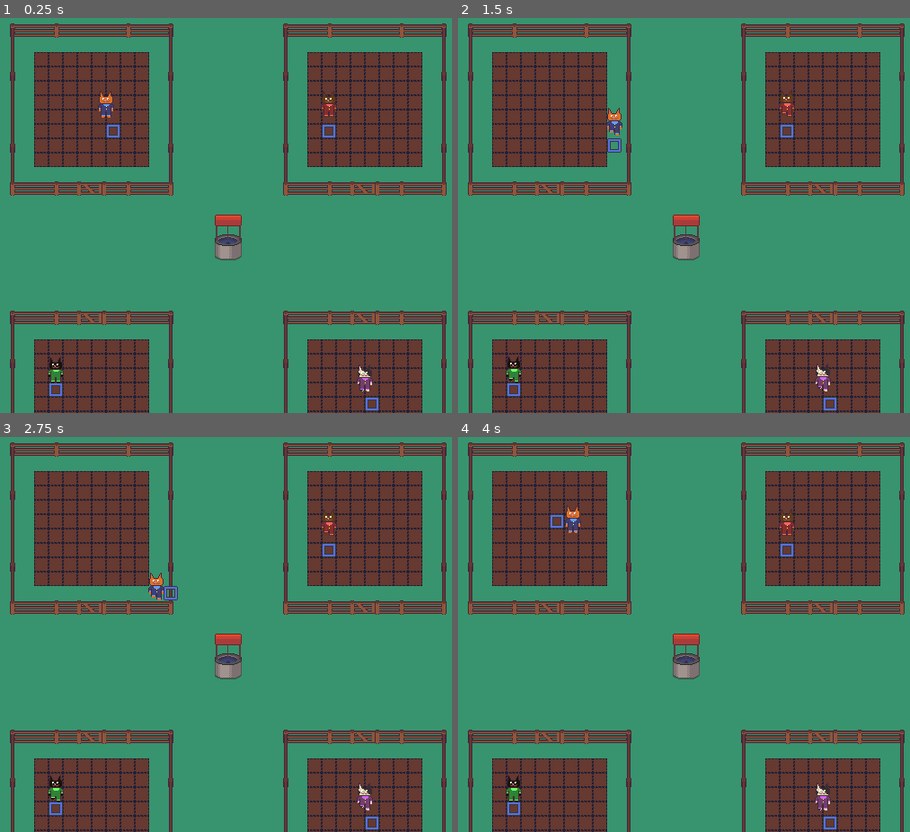
Above: before the commit, frames 1-4 (two rows, left to right).
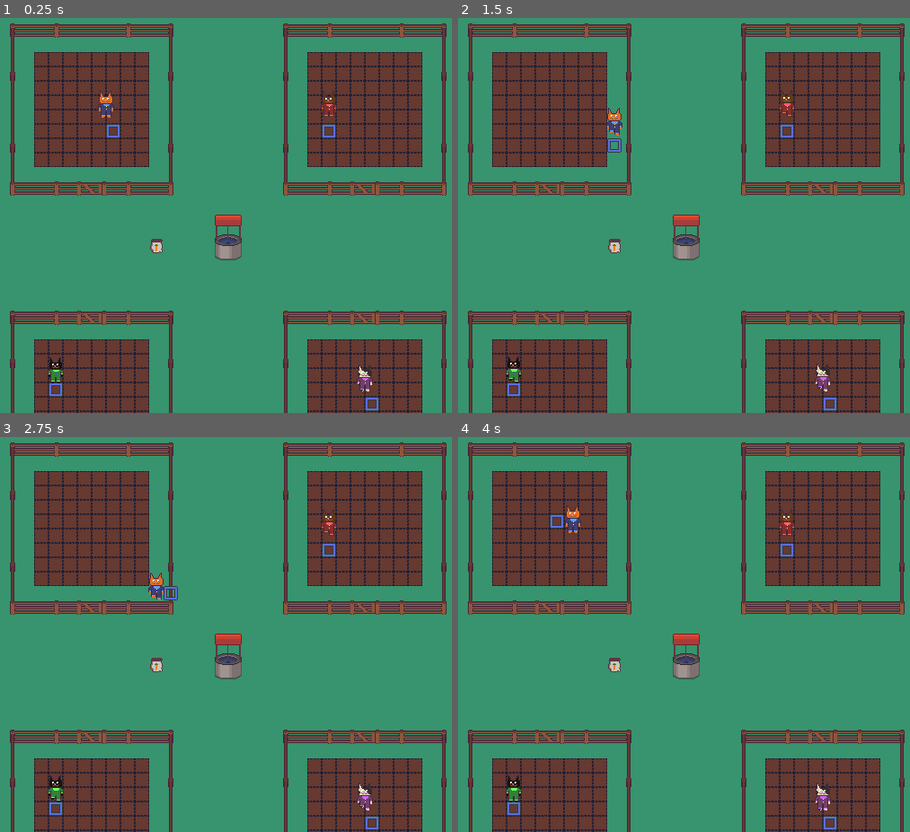
Above: after the commit, the same moments.

Repository: m-r-hunt/overgrown
Game: Godot game, scene res://scenes/farms.tscn
Two runs of this game, one before a commit and one after it. Both use one fixed random seed, a clock stepped at 60 frames per second and the inputs below.
Inputs:
- Up to frame 1 (0.25 s): no input
- Up to frame 2 (1.5 s): tap Enter at 0.5 s; hold D (p1_right) 0.53-1.28 s; tap J (p1_interact, bound only after the commit) at 0.6, 1.35 s; hold S (p1_down) from 1.28 s (still down)
- Up to frame 3 (2.75 s): release S (p1_down) at 2.03 s; hold D (p1_right) from 2.03 s (still down); tap J (p1_interact, bound only after the commit) at 2.1 s
- Up to frame 4 (4 s): release D (p1_right) at 2.78 s; hold W (p1_up) 2.78-3.53 s; tap J (p1_interact, bound only after the commit) at 2.85, 3.6 s; hold A (p1_left) from 3.53 s (still down)

The runs differ from the first frame. In frame 1, less than 0.1% of the frame differs, in the area x 33-36%, y 55-60%; in frame 2, less than 0.1%; in frame 3, less than 0.1%; in frame 4, less than 0.1%.

Commit message:
Start on actual interaction stuff

Diff:
--- a/project.godot
+++ b/project.godot
@@ -150,6 +150,23 @@
 "deadzone": 0.5,
 "events": [  ]
 }
+p1_interact={
+"deadzone": 0.5,
+"events": [ Object(InputEventKey,"resource_local_to_scene":false,"resource_name":"","device":0,"alt":false,"shift":false,"control":false,"meta":false,"command":false,"pressed":false,"scancode":74,"unicode":0,"echo":false,"script":null)
+ ]
+}
+p2_interact={
+"deadzone": 0.5,
+"events": [  ]
+}
+p3_interact={
+"deadzone": 0.5,
+"events": [  ]
+}
+p4_interact={
+"deadzone": 0.5,
+"events": [  ]
+}
 
 [physics]
 
--- a/scenes/carrot.tscn
+++ b/scenes/carrot.tscn
@@ -1,13 +1,15 @@
-[gd_scene load_steps=3 format=2]
+[gd_scene load_steps=4 format=2]
 
-[ext_resource path="res://sprites/carrot.json" type="PackedScene" id=1]
+[ext_resource path="res://scripts/carrot.gd" type="Script" id=1]
+[ext_resource path="res://sprites/carrot.json" type="PackedScene" id=2]
 
 [sub_resource type="RectangleShape2D" id=1]
 extents = Vector2( 7, 7 )
 
 [node name="Carrot" type="Node2D"]
+script = ExtResource( 1 )
 
-[node name="Aseprite Sprite" parent="." instance=ExtResource( 1 )]
+[node name="Aseprite Sprite" parent="." instance=ExtResource( 2 )]
 
 [node name="Area2D" type="Area2D" parent="."]
 
--- a/scenes/catman.tscn
+++ b/scenes/catman.tscn
@@ -23,6 +23,8 @@
 [node name="RayCast2D" type="RayCast2D" parent="KinematicBody2D/Selector"]
 enabled = true
 cast_to = Vector2( 0, 1 )
+collide_with_areas = true
+collide_with_bodies = false
 
 [node name="Aseprite Sprite" parent="KinematicBody2D" instance=ExtResource( 4 )]
 position = Vector2( 0, -6.897 )
--- a/scenes/farms.tscn
+++ b/scenes/farms.tscn
@@ -1,10 +1,11 @@
-[gd_scene load_steps=6 format=2]
+[gd_scene load_steps=7 format=2]
 
 [ext_resource path="res://tiles.tres" type="TileSet" id=1]
 [ext_resource path="res://scenes/plot.tscn" type="PackedScene" id=2]
 [ext_resource path="res://scenes/well.tscn" type="PackedScene" id=3]
 [ext_resource path="res://scenes/gate.tscn" type="PackedScene" id=4]
 [ext_resource path="res://scenes/catman.tscn" type="PackedScene" id=5]
+[ext_resource path="res://scenes/carrot.tscn" type="PackedScene" id=6]
 
 [node name="Node2D" type="Node2D"]
 
@@ -841,3 +842,6 @@
 [node name="Player4" parent="Players" instance=ExtResource( 5 )]
 position = Vector2( 416, 417.103 )
 player_number = 4
+
+[node name="Carrot" parent="." instance=ExtResource( 6 )]
+position = Vector2( 184, 264 )
--- /dev/null
+++ b/scripts/carrot.gd
@@ -0,0 +1,19 @@
+extends Node2D
+
+
+enum State {
+	Bag,
+	Growing,
+	Grown,
+	Wilted,
+	Item,
+}
+
+export var state := State.Bag
+
+func pickable():
+	match state:
+		State.Bag, State.Item, State.Grown:
+			return true
+		_:
+			return false
--- a/scripts/catman.gd
+++ b/scripts/catman.gd
@@ -7,6 +7,7 @@
 export var up_action := "p1_up"
 export var left_action := "p1_left"
 export var right_action := "p1_right"
+export var interact_action := "p1_interact"
 
 func _ready():
 	$"Aseprite Sprite/Animation Player".play("Walk")
@@ -29,3 +30,18 @@
 	var selector_x = 8 + floor(global_position.x / 16)*16 + last_select_dir.x * 16
 	var selector_y = 8 + floor(global_position.y / 16)*16 + last_select_dir.y * 16
 	$"Selector".position = Vector2(selector_x, selector_y) - global_position
+	if Input.is_action_just_pressed(interact_action):
+		if has_node("Held"):
+			var obj = get_node("Held")
+			obj.position = $Selector.global_position - get_parent().position
+			remove_child(obj)
+			get_parent().add_child(obj)
+		else:
+			var collider = $Selector/RayCast2D.get_collider()
+			if collider:
+				var obj = collider.get_parent()
+				if obj.has_method("pickable") && obj.pickable():
+					obj.get_parent().remove_child(obj)
+					add_child(obj)
+					obj.position = Vector2(0.0, -32.0)
+					obj.name = "Held"
--- a/scripts/catman_top.gd
+++ b/scripts/catman_top.gd
@@ -14,4 +14,5 @@
 	$KinematicBody2D.down_action = str("p", player_number, "_down")
 	$KinematicBody2D.left_action = str("p", player_number, "_left")
 	$KinematicBody2D.right_action = str("p", player_number, "_right")
+	$KinematicBody2D.interact_action = str("p", player_number, "_interact")
 	$"KinematicBody2D/Aseprite Sprite".texture = load(str("res://sprites/catman", player_number, ".png"))
